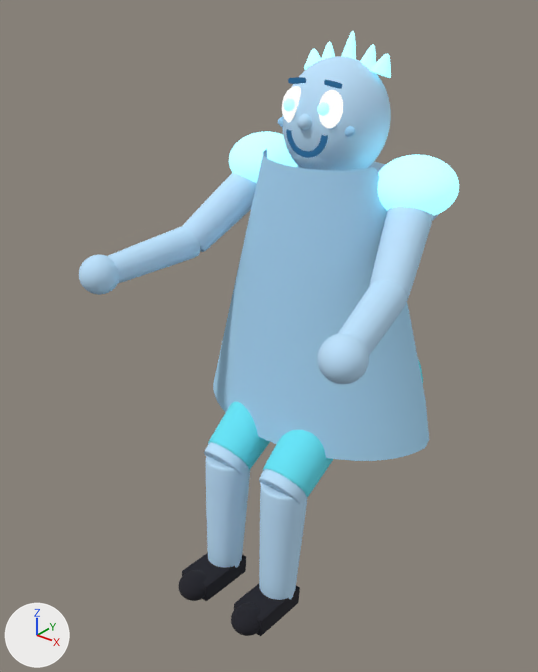
Two versions of the glTF model models/characters/character-diamond.glb, one commit apart.
One viewpoint serves both versions: a 50 mm camera at (3.25, -4.86, 2.46) aimed at (-0.16, -0.61, -0.18). Every picture has the same lights, and +X, +Y and +Z are marked at lower left. The picture after the commit comes second.
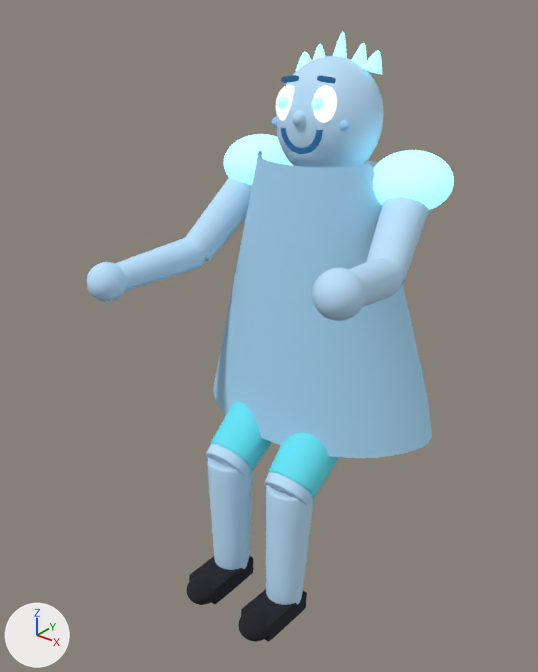
Pixel boxes (x1, y1, x2, y2) of what changed, in the pictures (538 x 672 px):
'Mesh_35', moved
    before: (213, 149, 429, 461)
    after: (214, 150, 432, 458)
'Mesh_8', moved
    before: (282, 56, 391, 171)
    after: (276, 56, 384, 167)
'Mesh_41', moved
    before: (259, 482, 308, 600)
    after: (266, 485, 314, 605)
'Mesh_46', moved
    before: (206, 455, 250, 568)
    after: (208, 458, 253, 570)
'Mesh_34', moved
    before: (377, 155, 459, 216)
    after: (373, 150, 454, 210)
'Mesh_28', moved
    before: (318, 333, 369, 384)
    after: (312, 268, 366, 321)
'Mesh_25', moved
    before: (369, 207, 434, 300)
    after: (367, 197, 429, 286)
'Mesh_31', moved
    before: (108, 226, 200, 283)
    after: (115, 238, 205, 291)
'Mesh_27', moved
    before: (338, 280, 407, 355)
    after: (349, 258, 403, 306)
'Mesh_29', moved
    before: (183, 172, 257, 252)
    after: (185, 178, 252, 261)
'Mesh_39', moved
    before: (263, 430, 333, 497)
    after: (268, 433, 339, 499)
'Mesh_33', moved
    before: (229, 132, 298, 183)
    after: (224, 134, 293, 185)
'Mesh_42', moved
    before: (234, 584, 300, 636)
    after: (241, 589, 307, 642)
'Mesh_47', moved
    before: (182, 553, 246, 601)
    after: (189, 556, 253, 604)
'Mesh_32', moved
    before: (79, 255, 119, 295)
    after: (87, 262, 127, 302)
'Mesh_43', moved
    before: (231, 603, 260, 636)
    after: (239, 608, 268, 641)
'Mesh_10', moved
    before: (319, 90, 343, 128)
    after: (313, 85, 337, 123)
'Mesh_40', moved
    before: (259, 469, 306, 504)
    after: (264, 472, 313, 505)
'Mesh_45', moved
    before: (204, 443, 248, 475)
    after: (206, 444, 251, 476)
'Mesh_12', moved
    before: (282, 86, 301, 123)
    after: (276, 85, 294, 121)
'Mesh_23', moved
    before: (370, 53, 391, 78)
    after: (362, 50, 382, 74)
'Mesh_20', moved
    before: (342, 31, 356, 59)
    after: (333, 32, 347, 58)
'Mesh_21', moved
    before: (360, 44, 376, 69)
    after: (352, 43, 367, 67)
'Mesh_24', moved
    before: (304, 49, 321, 70)
    after: (296, 52, 312, 71)

What changed in the scene script:
```text
Change ob_mesh_39:
    ob_mesh_39.parent: ob_node_50 -> ob_thighl
Change ob_mesh_40:
    ob_mesh_40.parent: ob_node_50 -> ob_thighl
Change ob_mesh_41:
    ob_mesh_41.parent: ob_node_53 -> ob_kneel
Change ob_mesh_42:
    ob_mesh_42.parent: ob_node_53 -> ob_kneel
Change ob_mesh_43:
    ob_mesh_43.parent: ob_node_53 -> ob_kneel
Change ob_mesh_45:
    ob_mesh_45.parent: ob_node_57 -> ob_thighr
Change ob_mesh_46:
    ob_mesh_46.parent: ob_node_60 -> ob_kneer
Change ob_mesh_47:
    ob_mesh_47.parent: ob_node_60 -> ob_kneer
Change ob_mesh_33:
    ob_mesh_33.parent: ob_node_6 -> ob_spine
Change ob_mesh_34:
    ob_mesh_34.parent: ob_node_6 -> ob_spine
Change ob_mesh_35:
    ob_mesh_35.parent: ob_node_6 -> ob_spine
Change ob_mesh_10:
    ob_mesh_10.parent: ob_node_14 -> ob_head
Change ob_mesh_12:
    ob_mesh_12.parent: ob_node_14 -> ob_head
Change ob_mesh_20:
    ob_mesh_20.parent: ob_node_14 -> ob_head
Change ob_mesh_21:
    ob_mesh_21.parent: ob_node_14 -> ob_head
Change ob_mesh_23:
    ob_mesh_23.parent: ob_node_14 -> ob_head
Change ob_mesh_24:
    ob_mesh_24.parent: ob_node_14 -> ob_head
Change ob_mesh_8:
    ob_mesh_8.parent: ob_node_14 -> ob_head
Change ob_mesh_25:
    ob_mesh_25.parent: ob_node_32 -> ob_shoulderl
Change ob_mesh_27:
    ob_mesh_27.parent: ob_node_35 -> ob_elbowl
Change ob_mesh_28:
    ob_mesh_28.parent: ob_node_35 -> ob_elbowl
Change ob_mesh_29:
    ob_mesh_29.parent: ob_node_38 -> ob_shoulderr
Change ob_mesh_31:
    ob_mesh_31.parent: ob_node_41 -> ob_elbowr
Change ob_mesh_32:
    ob_mesh_32.parent: ob_node_41 -> ob_elbowr
Add ob_thighr:
    ob_thighr = bpy.data.objects.new('thighR', None)
    ob_thighr.parent = ob_pelvis
    ob_thighr.location = (-0.268, 0.0, -0.02)
    ob_thighr.rotation_euler = (-0.465, 0.0, 0.0)  # degrees (-27, 0, 0)
Add ob_pelvis:
    ob_pelvis = bpy.data.objects.new('pelvis', None)
    ob_pelvis.parent = ob_node_1
    ob_pelvis.location = (0.0, 0.0, 0.9)
    ob_pelvis.rotation_euler = (-0.564, -0.0331, 0.0209)  # degrees (-32, -1.9, 1.2)
Add ob_kneer:
    ob_kneer = bpy.data.objects.new('kneeR', None)
    ob_kneer.parent = ob_thighr
    ob_kneer.location = (0.0, 0.0, -1.02)
    ob_kneer.rotation_euler = (0.972, 0.0, 0.0)  # degrees (56, 0, 0)
Add ob_thighl:
    ob_thighl = bpy.data.objects.new('thighL', None)
    ob_thighl.parent = ob_pelvis
    ob_thighl.location = (0.268, 0.0, -0.02)
    ob_thighl.rotation_euler = (-0.415, 0.0, 0.0)  # degrees (-24, 0, 0)
Add ob_kneel:
    ob_kneel = bpy.data.objects.new('kneeL', None)
    ob_kneel.parent = ob_thighl
    ob_kneel.location = (0.0, 0.0, -1.02)
    ob_kneel.rotation_euler = (0.868, 0.0, 0.0)  # degrees (50, 0, 0)
Add ob_shoulderr:
    ob_shoulderr = bpy.data.objects.new('shoulderR', None)
    ob_shoulderr.parent = ob_spine
    ob_shoulderr.location = (-0.634, 0.0, 1.24)
    ob_shoulderr.rotation_euler = (-0.881, 0.161, -0.192)  # degrees (-50, 9.2, -11)
Add ob_spine:
    ob_spine = bpy.data.objects.new('spine', None)
    ob_spine.parent = ob_pelvis
    ob_spine.location = (0.0, 0.0, 0.2)
    ob_spine.rotation_euler = (0.614, 0.0, 0.0)  # degrees (35, 0, 0)
Add ob_elbowr:
    ob_elbowr = bpy.data.objects.new('elbowR', None)
    ob_elbowr.parent = ob_shoulderr
    ob_elbowr.location = (0.0, 0.0, -0.8)
    ob_elbowr.rotation_euler = (-0.69, 0.0, 0.0)  # degrees (-40, 0, 0)
Add ob_shoulderl:
    ob_shoulderl = bpy.data.objects.new('shoulderL', None)
    ob_shoulderl.parent = ob_spine
    ob_shoulderl.location = (0.634, 0.0, 1.24)
    ob_shoulderl.rotation_euler = (-1.147, -0.105, 0.227)  # degrees (-66, -6, 13)
Add ob_elbowl:
    ob_elbowl = bpy.data.objects.new('elbowL', None)
    ob_elbowl.parent = ob_shoulderl
    ob_elbowl.location = (0.0, 0.0, -0.8)
    ob_elbowl.rotation_euler = (-0.69, 0.0, 0.0)  # degrees (-40, 0, 0)
Add ob_head:
    ob_head = bpy.data.objects.new('head', None)
    ob_head.parent = ob_spine
    ob_head.location = (0.0, 0.0, 1.66)
    ob_head.rotation_euler = (-0.341, -0.031, 0.011)  # degrees (-20, -1.8, 0.6)
    ob_head.scale = (1.18, 1.18, 1.18)
```
